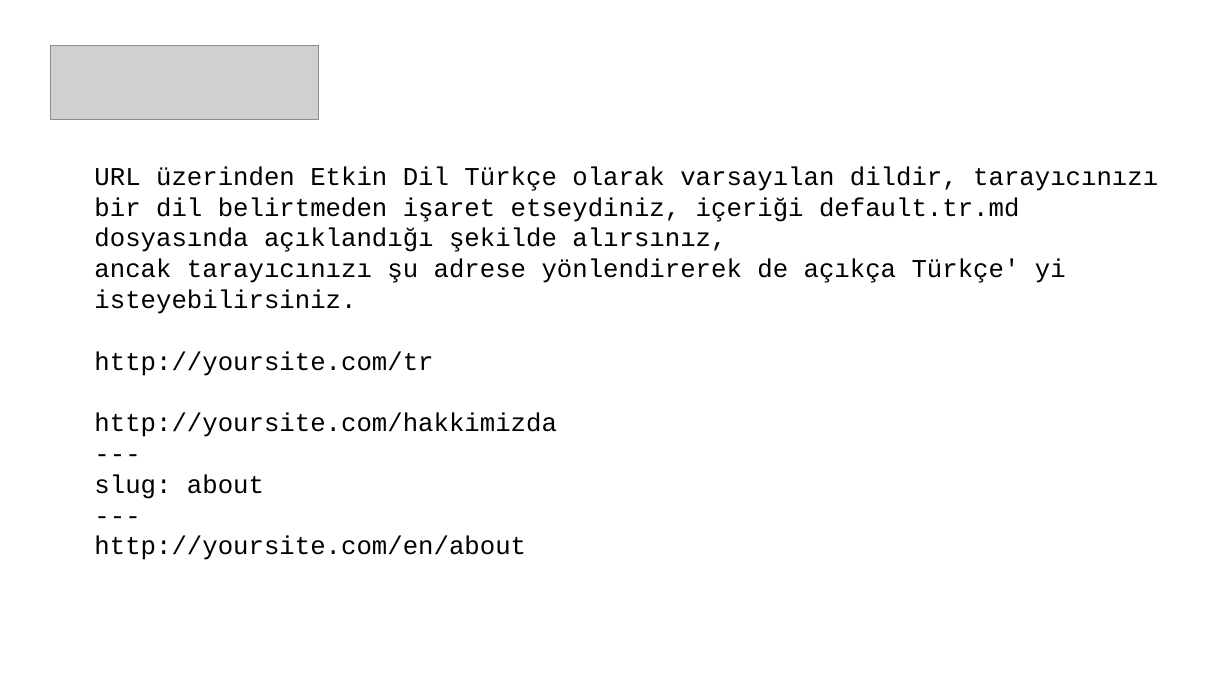
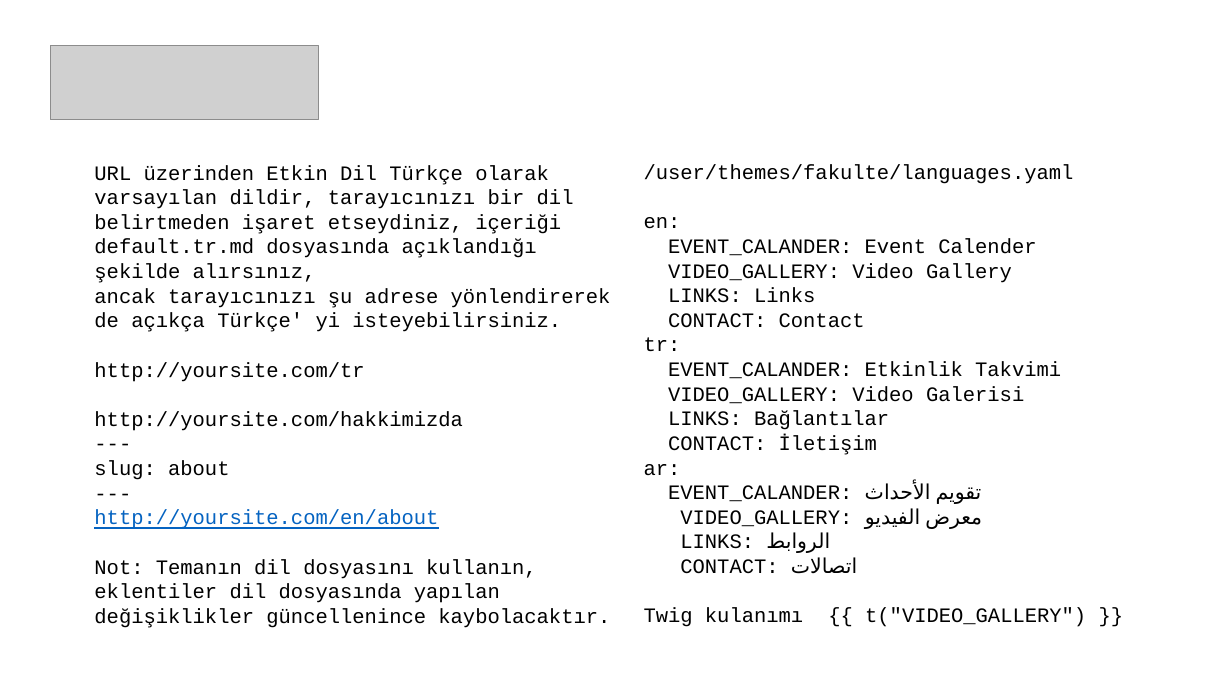
Before and after one commit to smcn/grav, a slide deck: slide 13 of Grav.pptx. Drawn at 1232x693 pixels with LibreOffice and Linux fonts; fonts in the diff are those of the drawing; grey boxes stand for pictures; background and template pictures are left out. Boxes give left, top, right and bottom in pixels: in the first picture for what was removed or moved away, otherwise in the second. Text is boxed around its words. In the diff, an @@ line names an element or a change of style, - is before the commit and + after.

```diff
--- a/Grav.pptx
+++ b/Grav.pptx
@@ text at (x1=94, y1=165, x2=611, y2=529): size 20 to 16 pt in "URL üzerinden Etkin Dil Türkçe olarak varsayılan ...", "ancak tarayıcınızı şu adrese yönlendirerek de açıkça ...", "http://yoursite.com/tr", "http://yoursite.com/hakkimizda" and 4 more places; text colour #000000 to #0563C1, underline on in "http://yoursite.com/en/about" @@
@@ text added at (x1=644, y1=164, x2=1086, y2=627), 16 pt, text #000000 @@
+/user/themes/fakulte/languages.yaml
+en:
+EVENT_CALANDER: Event Calender
+VIDEO_GALLERY: Video Gallery
+LINKS: Links
+CONTACT: Contact
+tr:
+EVENT_CALANDER: Etkinlik Takvimi
+VIDEO_GALLERY: Video Galerisi
+LINKS: Bağlantılar
+CONTACT: İletişim
+ar:
+EVENT_CALANDER: تقويم الأحداث
+VIDEO_GALLERY: معرض الفيديو
+LINKS: الروابط
+CONTACT: اتصالات
+Twig kulanımı {{ t("VIDEO_GALLERY") }}
@@ text at (x1=94, y1=559, x2=610, y2=628): paragraph added @@
+Not: Temanın dil dosyasını kullanın, eklentiler dil dosyasında yapılan değişiklikler güncellenince kaybolacaktır.
```
Also in this commit, not shown: 6 other slides changed.
